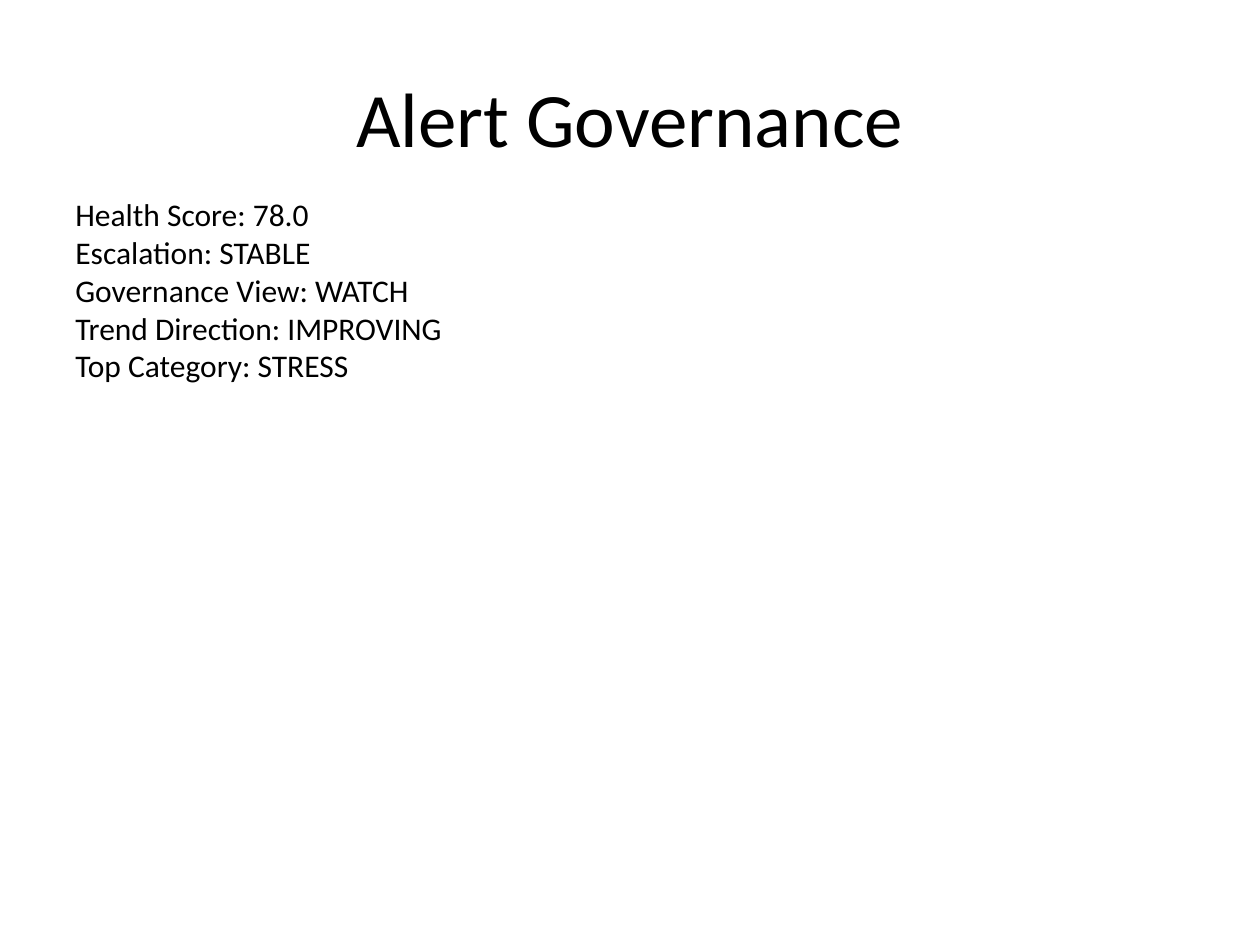
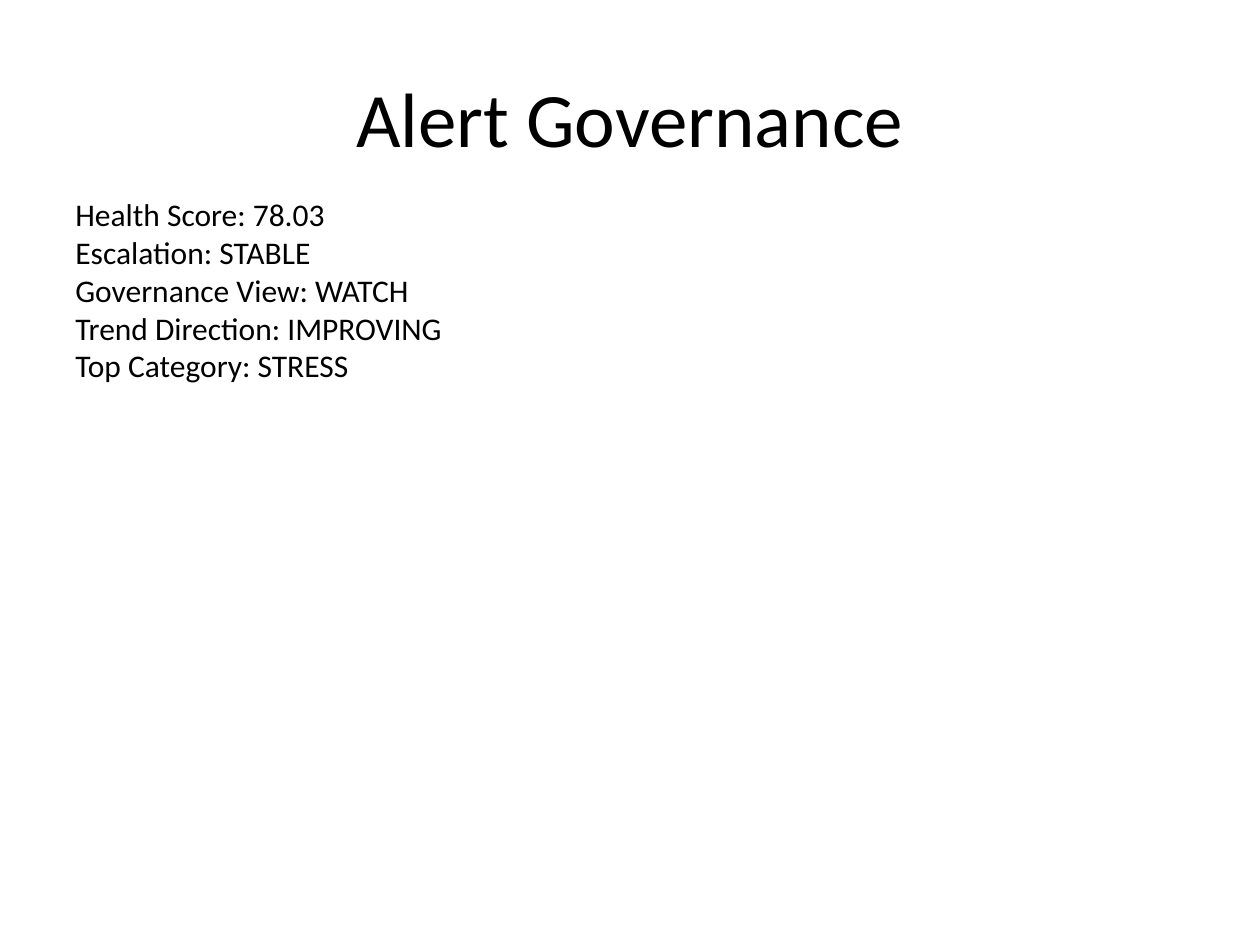
Before and after one commit to sakshinekkala28/Institutional_Quant_Platform, a slide deck: slide 8 of data/reports/investment_committee_presentation.pptx. Drawn at 1260x945 pixels with LibreOffice and Linux fonts; fonts in the diff are those of the drawing. Boxes give left, top, right and bottom in pixels: in the first picture for what was removed or moved away, otherwise in the second. Text is boxed around its words. In the diff, an @@ line names an element or a change of style, - is before the commit and + after.

```diff
--- a/data/reports/investment_committee_presentation.pptx
+++ b/data/reports/investment_committee_presentation.pptx
@@ text at (75,204,325,227): text changed @@
-Health Score: 78.0
+Health Score: 78.03
```
Also in this commit, not shown: 3 other slides changed, 14 other files.
